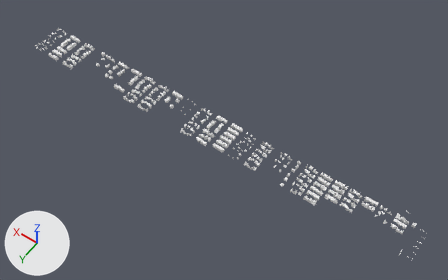
Two versions of the glTF model public/blocks.glb, one commit apart.
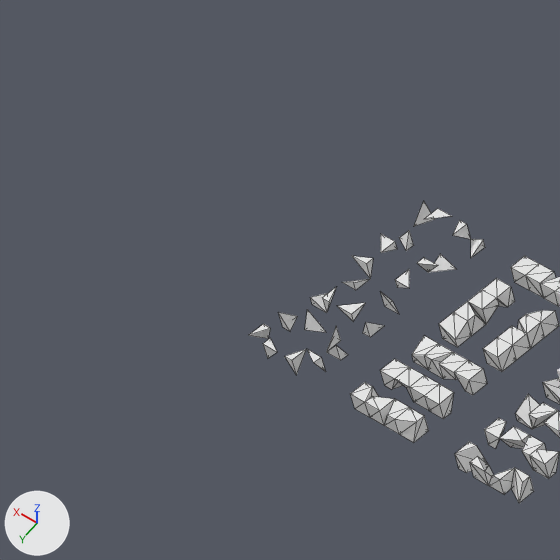
The first picture shows the older version from a camera (50 mm lens) standing at (-7.8, 105.3, 155.1) and looking at (64.2, 4.5, -3.4). The close-ups show both versions on the part from 0% to 17% of the width and 0% to 27% of the height of that picture; other places that the commit changed are outside them. The axes (+X, +Y, +Z) are drawn at lower left. The lights are the same throughout. The close-ups show mesh edges as thin lines. Where no turn or scale is listed for an object, it has been applied to the vertices.

In view in the first close-up: 'SlopedCornerBaseBR', 'SlopedCornerBaseDF', 'SlopedCornerBaseLB', 'SlopedCornerBaseRD', 'SlopedCornerBaseRU', 'SlopedCornerBaseUB', 'SlopedCornerUB'.
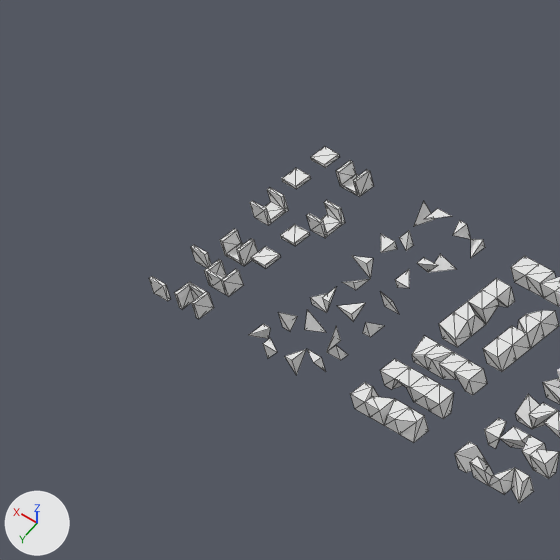
Changed parts and their boxes [x1, y1, x2, y2] in the close-ups (560 x 560 px):
'PanelDF', added
    after: [191, 292, 214, 319]
'PanelBR', added
    after: [251, 246, 280, 268]
'PanelUB', added
    after: [221, 269, 243, 296]
'PanelLB', added
    after: [280, 224, 310, 246]
'PanelRF', added
    after: [282, 168, 311, 189]
'PanelFL', added
    after: [310, 146, 339, 168]
'PanelFU', added
    after: [353, 170, 374, 197]
'PanelBD', added
    after: [237, 238, 258, 266]
'PanelDB', added
    after: [174, 282, 194, 309]
'PanelBU', added
    after: [220, 229, 241, 256]
'PanelFD', added
    after: [336, 160, 356, 187]
'PanelLD', added
    after: [306, 213, 328, 238]
'PanelDL', added
    after: [149, 276, 171, 301]
'PanelRU', added
    after: [250, 201, 271, 225]
'PanelUL', added
    after: [191, 245, 212, 268]
'PanelLU', added
    after: [324, 200, 345, 225]
'PanelRD', added
    after: [267, 188, 288, 212]
'PanelRB', added
    after: [264, 202, 286, 223]
'PanelLF', added
    after: [321, 214, 342, 236]
'PanelUR', added
    after: [207, 270, 226, 295]
'PanelUF', added
    after: [204, 259, 227, 287]
'PanelFR', added
    after: [342, 174, 359, 195]
'PanelBL', added
    after: [226, 243, 243, 264]
'PanelDR', added
    after: [189, 284, 206, 300]

The change, as a list of edits to the scene's bpy script:
```text
Add ob_paneldl:
    ob_paneldl = bpy.data.objects.new('PanelDL', me_plane_025)  # a box spanning x -0.5..0.5, y 0.3..0.5, z -0.5..0.5
    ob_paneldl.location = (148.5, 11.5, 0.5)
Add ob_paneldb:
    ob_paneldb = bpy.data.objects.new('PanelDB', me_plane_024)  # a box spanning x -0.5..-0.3, y -0.5..0.5, z -0.5..0.5
    ob_paneldb.location = (147.5, 11.5, 0.5)
Add ob_paneldr:
    ob_paneldr = bpy.data.objects.new('PanelDR', me_plane_023)  # a box spanning x -0.5..0.5, y -0.5..-0.3, z -0.5..0.5
    ob_paneldr.location = (146.5, 11.5, 0.5)
Add ob_paneldf:
    ob_paneldf = bpy.data.objects.new('PanelDF', me_plane_022)  # a box spanning x 0.3..0.5, y -0.5..0.5, z -0.5..0.5
    ob_paneldf.location = (145.5, 11.5, 0.5)
Add ob_panelul:
    ob_panelul = bpy.data.objects.new('PanelUL', me_plane_021)  # a box spanning x -0.5..0.5, y -0.5..-0.3, z -0.5..0.5
    ob_panelul.location = (148.5, 9.5, 0.5)
Add ob_paneluf:
    ob_paneluf = bpy.data.objects.new('PanelUF', me_plane_020)  # a box spanning x -0.5..-0.3, y -0.5..0.5, z -0.5..0.5
    ob_paneluf.location = (147.5, 9.5, 0.5)
Add ob_panelur:
    ob_panelur = bpy.data.objects.new('PanelUR', me_plane_019)  # a box spanning x -0.5..0.5, y 0.3..0.5, z -0.5..0.5
    ob_panelur.location = (146.5, 9.5, 0.5)
Add ob_panelub:
    ob_panelub = bpy.data.objects.new('PanelUB', me_plane_018)  # a box spanning x 0.3..0.5, y -0.5..0.5, z -0.5..0.5
    ob_panelub.location = (145.5, 9.5, 0.5)
Add ob_panelbr:
    ob_panelbr = bpy.data.objects.new('PanelBR', me_plane_017)  # a box spanning x -0.5..0.5, y -0.5..0.5, z 0.3..0.5
    ob_panelbr.location = (145.5, 7.5, 0.5)
Add ob_panelbd:
    ob_panelbd = bpy.data.objects.new('PanelBD', me_plane_016)  # a box spanning x 0.3..0.5, y -0.5..0.5, z -0.5..0.5
    ob_panelbd.location = (146.5, 7.5, 0.5)
Add ob_panelbl:
    ob_panelbl = bpy.data.objects.new('PanelBL', me_plane_015)  # a box spanning x -0.5..0.5, y -0.5..0.5, z -0.5..-0.3
    ob_panelbl.location = (147.5, 7.5, 0.5)
Add ob_panelbu:
    ob_panelbu = bpy.data.objects.new('PanelBU', me_plane_014)  # a box spanning x -0.5..-0.3, y -0.5..0.5, z -0.5..0.5
    ob_panelbu.location = (148.5, 7.5, 0.5)
Add ob_panelrf:
    ob_panelrf = bpy.data.objects.new('PanelRF', me_plane_013)  # a box spanning x -0.5..0.5, y -0.5..0.5, z 0.3..0.5
    ob_panelrf.location = (148.5, 2.5, 0.5)
Add ob_panelrd:
    ob_panelrd = bpy.data.objects.new('PanelRD', me_plane_012)  # a box spanning x -0.5..0.5, y 0.3..0.5, z -0.5..0.5
    ob_panelrd.location = (148.5, 3.5, 0.5)
Add ob_panelrb:
    ob_panelrb = bpy.data.objects.new('PanelRB', me_plane_011)  # a box spanning x -0.5..0.5, y -0.5..0.5, z -0.5..-0.3
    ob_panelrb.location = (148.5, 4.5, 0.5)
Add ob_panelru:
    ob_panelru = bpy.data.objects.new('PanelRU', me_plane_010)  # a box spanning x -0.5..0.5, y -0.5..-0.3, z -0.5..0.5
    ob_panelru.location = (148.5, 5.5, 0.5)
Add ob_panellb:
    ob_panellb = bpy.data.objects.new('PanelLB', me_plane_009)  # a box spanning x -0.5..0.5, y -0.5..0.5, z 0.3..0.5
    ob_panellb.location = (145.5, 5.5, 0.5)
Add ob_panelld:
    ob_panelld = bpy.data.objects.new('PanelLD', me_plane_008)  # a box spanning x -0.5..0.5, y -0.5..-0.3, z -0.5..0.5
    ob_panelld.location = (145.5, 4.5, 0.5)
Add ob_panellf:
    ob_panellf = bpy.data.objects.new('PanelLF', me_plane_007)  # a box spanning x -0.5..0.5, y -0.5..0.5, z -0.5..-0.3
    ob_panellf.location = (145.5, 3.5, 0.5)
Add ob_panellu:
    ob_panellu = bpy.data.objects.new('PanelLU', me_plane_006)  # a box spanning x -0.5..0.5, y 0.3..0.5, z -0.5..0.5
    ob_panellu.location = (145.5, 2.5, 0.5)
Add ob_panelfl:
    ob_panelfl = bpy.data.objects.new('PanelFL', me_plane_005)  # a box spanning x -0.5..0.5, y -0.5..0.5, z 0.3..0.5
    ob_panelfl.location = (148.5, 0.5, 0.5)
Add ob_panelfd:
    ob_panelfd = bpy.data.objects.new('PanelFD', me_plane_004)  # a box spanning x -0.5..-0.3, y -0.5..0.5, z -0.5..0.5
    ob_panelfd.location = (147.5, 0.5, 0.5)
Add ob_panelfr:
    ob_panelfr = bpy.data.objects.new('PanelFR', me_plane_003)  # a box spanning x -0.5..0.5, y -0.5..0.5, z -0.5..-0.3
    ob_panelfr.location = (146.5, 0.5, 0.5)
Add ob_panelfu:
    ob_panelfu = bpy.data.objects.new('PanelFU', me_plane)  # a box spanning x 0.3..0.5, y -0.5..0.5, z -0.5..0.5
    ob_panelfu.location = (145.5, 0.5, 0.5)
```
